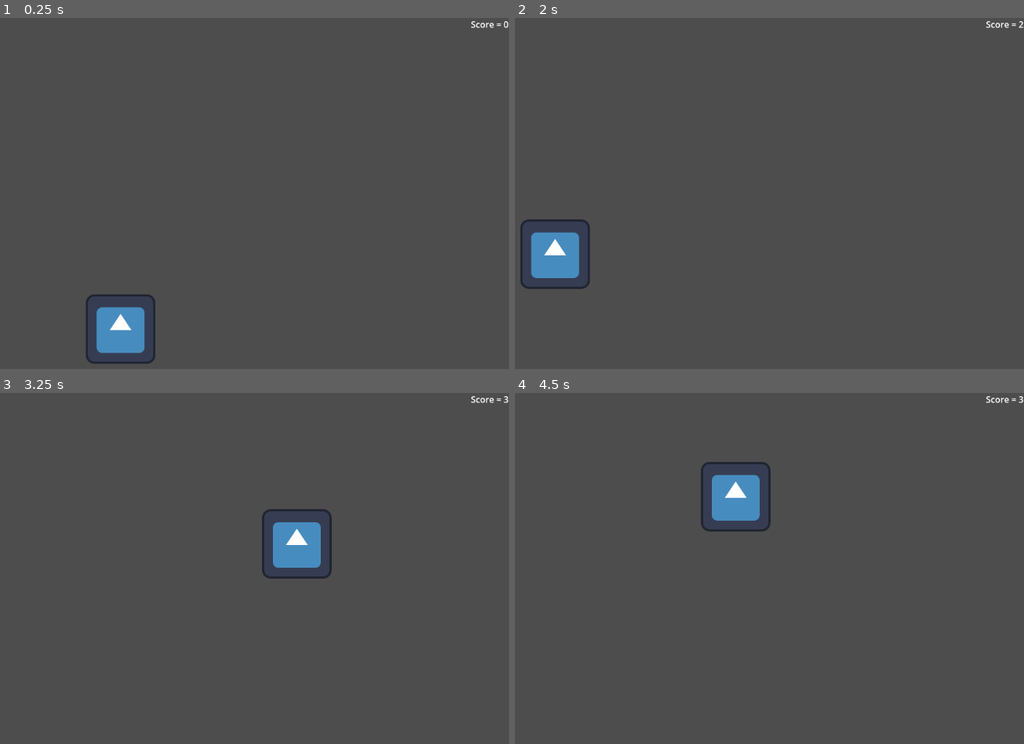
Above: before the commit, frames 1-4 (two rows, left to right).
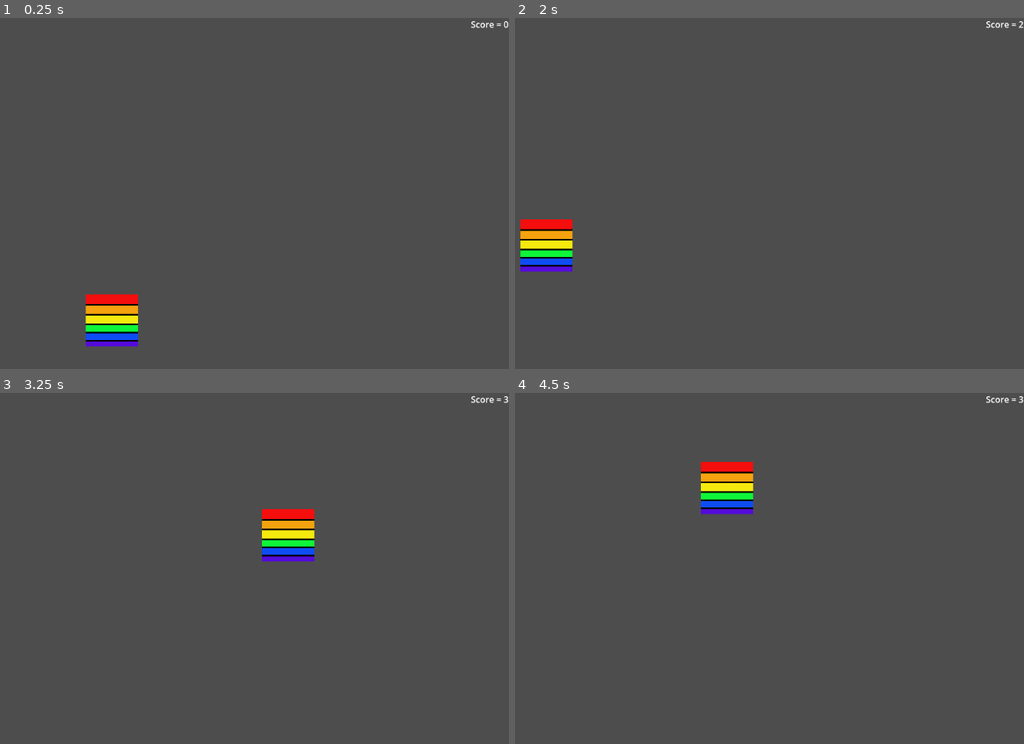
Above: after the commit, the same moments.

Repository: Kuro-Tie/freedom-game
Game: Godot game, scene res://scenes/random_button_clicker.tscn
Same seed, same stepped clock (60 frames per second), same inputs: the game is played once before the commit and once after it. The engine's default icon, where the game draws it, is replaced by a stand-in: a white triangle on a blue panel in a dark square.
Inputs (mouse positions are in pixels of both pictures, inside the frame that each line leads up to; where the layout moved, square brackets give the same spot in the first picture):
- Up to frame 1 (0.25 s): no input
- Up to frame 2 (2 s): click (626, 319) [637, 330] at 0.5 s; click (662, 281) [667, 291] at 1.25 s
- Up to frame 3 (3.25 s): click (30, 621) [40, 628] at 2 s; tap Enter at 2.75 s
- Up to frame 4 (4.5 s): tap Space at 3.5 s; tap Enter at 4.25 s

The runs differ from the first frame. In frame 1, 2.1% of the frame differs, in the area x 16-31%, y 78-99%; in frame 2, 2.1%; in frame 3, 2.1%; in frame 4, 2.1%.

Commit message:
LGBT+ Flag added

Diff:
--- a/scenes/random_button_clicker.tscn
+++ b/scenes/random_button_clicker.tscn
@@ -1,7 +1,7 @@
 [gd_scene load_steps=3 format=3 uid="uid://cq0i6nnhamlmb"]
 
 [ext_resource type="Script" uid="uid://cmnm36hp1bx3l" path="res://scripts/random_button_clicker.gd" id="1_b060s"]
-[ext_resource type="Texture2D" uid="uid://dvl8vn7bvhvk4" path="res://icon.svg" id="2_4bdw1"]
+[ext_resource type="Texture2D" uid="uid://bg0p4cryqehhp" path="res://assets/asset.png" id="2_b060s"]
 
 [node name="RandomButtonClicker" type="Node"]
 script = ExtResource("1_b060s")
@@ -11,7 +11,7 @@
 [node name="ClickMe" type="TextureButton" parent="."]
 offset_right = 40.0
 offset_bottom = 40.0
-texture_normal = ExtResource("2_4bdw1")
+texture_normal = ExtResource("2_b060s")
 
 [node name="Score_Number" type="Label" parent="."]
 anchors_preset = 1
Binary file added: assets/asset.png
Not shown, added: assets/asset.png.import
